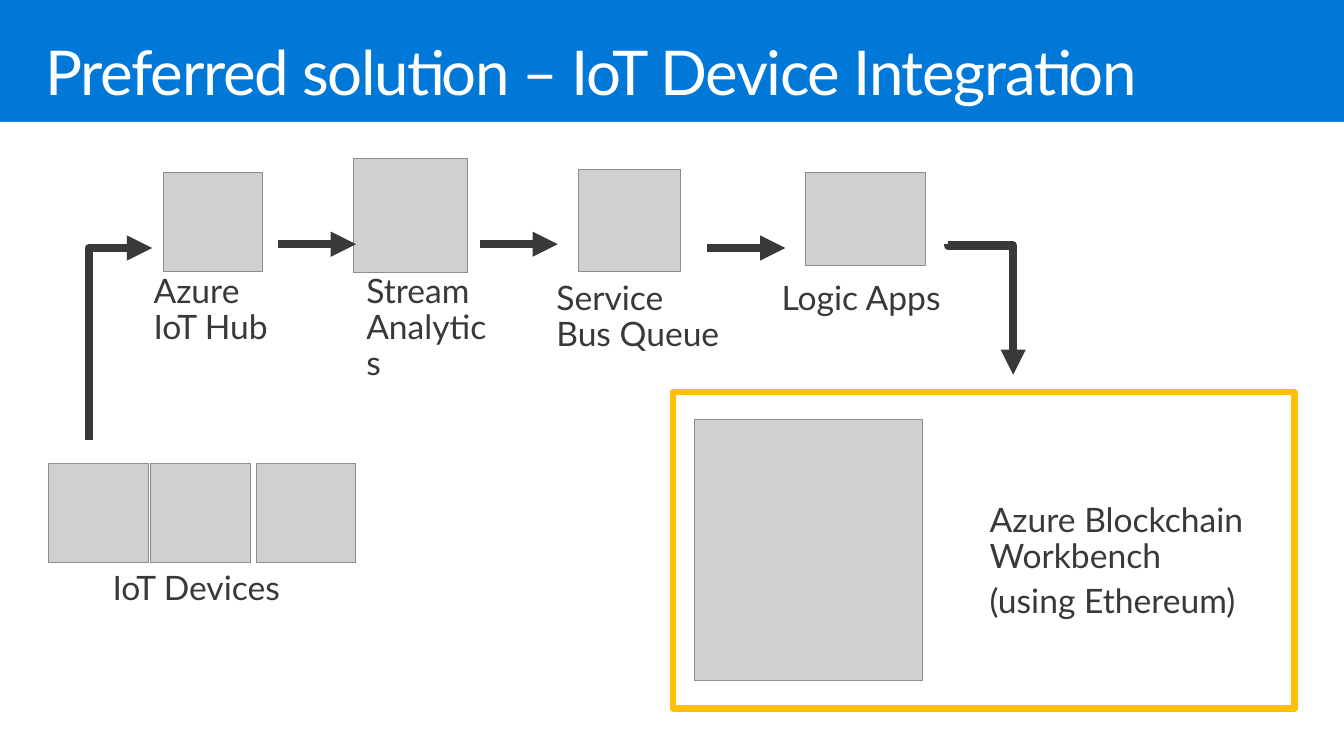
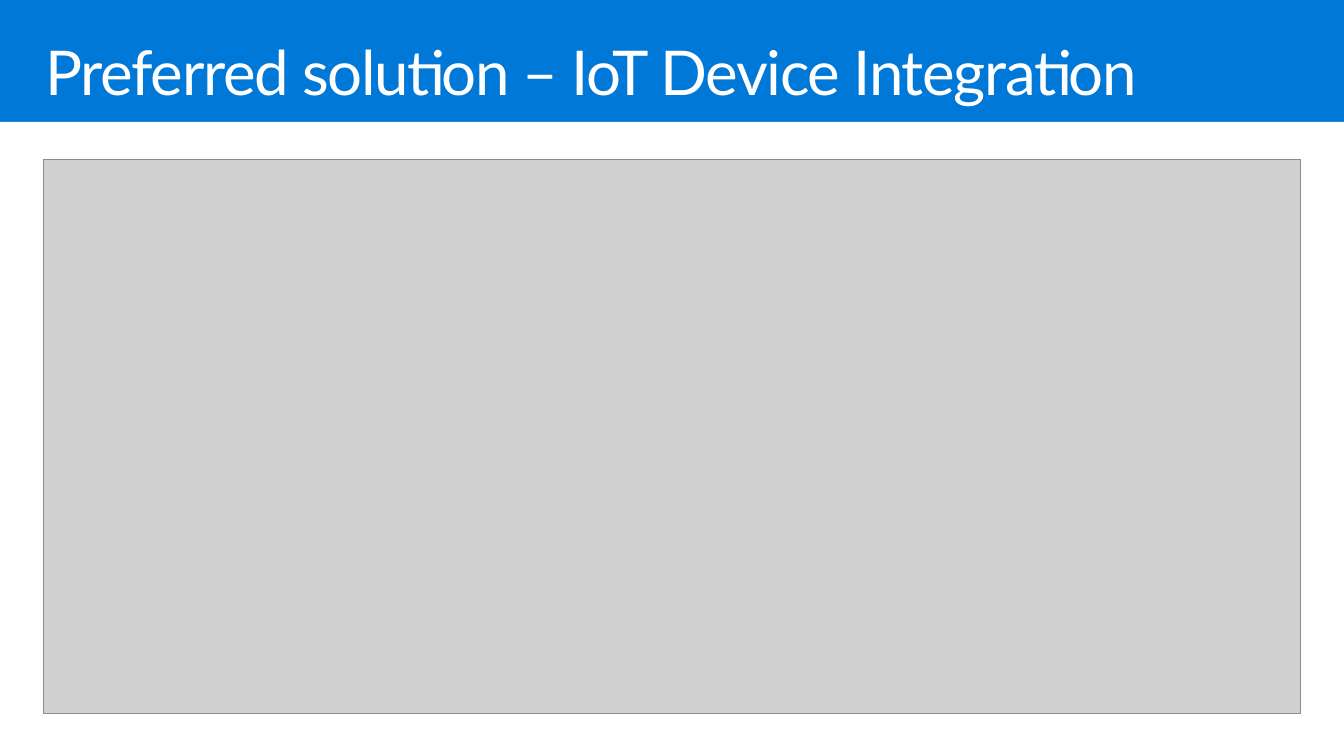
Before and after one commit to Microsoft/MCW-Azure-Blockchain, a slide deck: slide 22 of Whiteboard design session/WDS trainer presentation - Azure Blockchain.pptx. Drawn at 1344x756 pixels with LibreOffice and Linux fonts; fonts in the diff are those of the drawing; grey boxes stand for pictures. Boxes give left, top, right and bottom in pixels: in the first picture for what was removed or moved away, otherwise in the second. Text is boxed around its words. In the diff, an @@ line names an element or a change of style, - is before the commit and + after.

Commit message:
added alt-text to images / digrams in trainer presentation pptx

```diff
--- a/Whiteboard design session/WDS trainer presentation - Azure Blockchain.pptx
+++ b/Whiteboard design session/WDS trainer presentation - Azure Blockchain.pptx
@@ picture added at box(43, 160, 1302, 715) @@
@@ picture removed at box(164, 172, 263, 271) @@
@@ picture removed at box(353, 159, 467, 273) @@
@@ picture removed at box(579, 169, 682, 272) @@
@@ picture removed at box(806, 172, 926, 265) @@
@@ elbow arrow removed from (89, 440) to (152, 248) @@
@@ arrow removed from (278, 244) to (356, 244) @@
@@ arrow removed from (480, 244) to (558, 244) @@
@@ arrow removed from (708, 248) to (785, 248) @@
@@ elbow arrow removed from (948, 244) to (1013, 375) @@
@@ text removed at box(154, 279, 268, 340) @@
-Azure IoT Hub
@@ text removed at box(366, 278, 469, 304) @@
-Stream Analytics
@@ text removed at box(556, 285, 720, 351) @@
-Service Bus Queue
@@ text removed at box(782, 285, 941, 316) @@
-Logic Apps
@@ rectangle removed at box(674, 392, 1296, 709) @@
@@ picture removed at box(695, 419, 923, 681) @@
@@ picture removed at box(49, 463, 149, 563) @@
@@ picture removed at box(151, 463, 251, 563) @@
@@ picture removed at box(256, 463, 356, 563) @@
@@ text removed at box(990, 507, 1243, 619) @@
-Azure Blockchain Workbench
-(using Ethereum)
@@ text removed at box(113, 575, 280, 601) @@
-IoT Devices
```
Also in this commit, not shown: 2 other slides changed, 1 other file.
